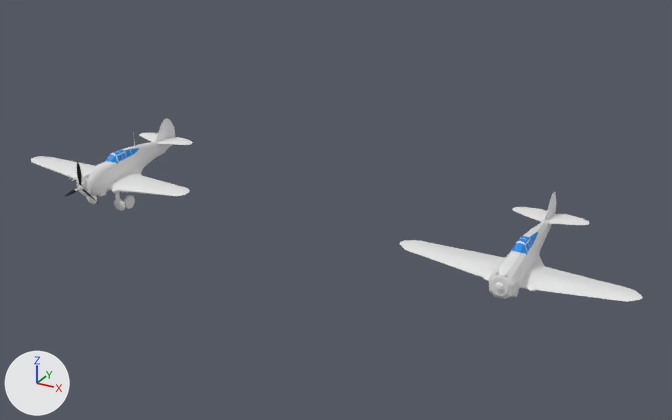
An edit to the FBX model Assets/1.Sof Objects/Aircrafts/H-75/H-75.fbx, drawn before and after from the same camera.
Both versions are drawn from a 50 mm lens placed at (35.1, -37.1, 19.4), pointed at (13.4, 2.3, -0.3). The axes (+X, +Y, +Z) are drawn at lower left. The lights are the same throughout. Where no turn or scale is listed for an object, it has been applied to the vertices.

Names of what the first picture shows: 'H-75 Fuselage', 'H-75 LOD 2'.
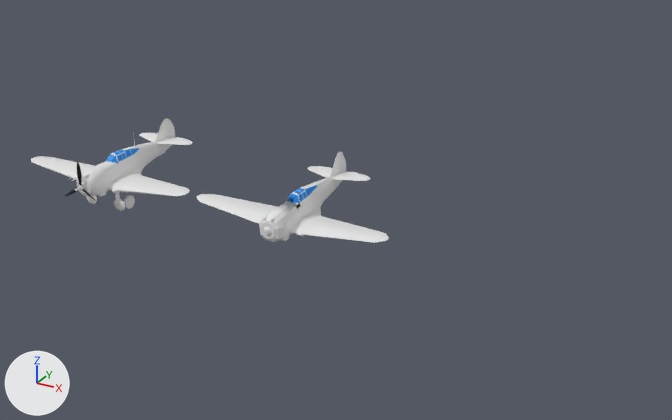
The edits, one by one:
Object 'H-75 LOD 2' (ob_h_75_lod_2) moves from (24.0, 0.0, 0.0) to (12.0, 0.0, 0.0).

What differs and where, as boxes (x1, y1, x2, y2) in the pictures (672 x 420 px):
'H-75 LOD 2', moved
    before: (400, 192, 642, 302)
    after: (196, 152, 389, 243)
